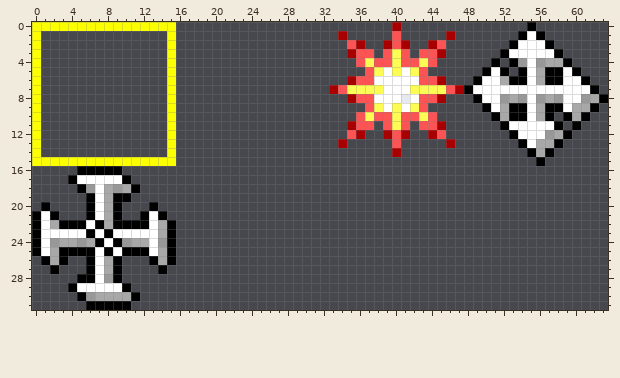
One commit to this pixel-art sprite: assets/ui.png. That is the earlier state.
The file is 64x32 pixels.
Now the later version:
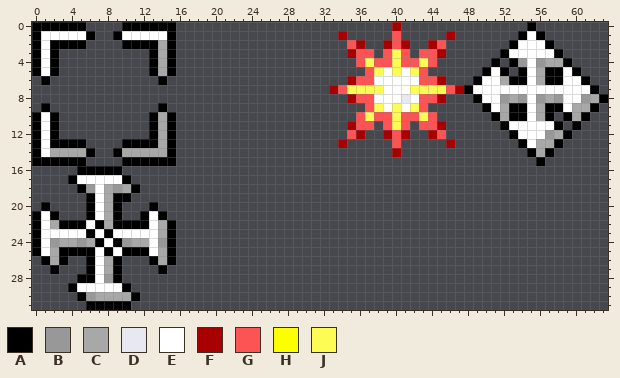
Palette (. is transparent): A #000000  B #989898  C #a8a8a8  D #e8e8f0  E #ffffff  F #a80000  G #fc5454  H #fcff00  J #fcfc54
The commit says: combatMode Change graphic for "current mob" cursor
What changed:
@@ x 0..17 @@
- 0 HHHHHHHHHHHHHHHH..
- 1 H..............H..
- 2 H..............H..
- 3 H..............H..
- 4 H..............H..
- 5 H..............H..
- 6 H..............H..
- 7 H..............H..
- 8 H..............H..
- 9 H..............H..
-10 H..............H..
-11 H..............H..
-12 H..............H..
-13 H..............H..
-14 H..............H..
-15 HHHHHHHHHHHHHHHH..
+ 0 AAAAAA....AAAAAA..
+ 1 AEEEEEA..AEEEEEA..
+ 2 AEAAAA....AAAACA..
+ 3 AEA..........ACA..
+ 4 AEA..........ACA..
+ 5 AEA..........ACA..
+ 6 .A............A...
+ 7 ..................
+ 8 ..................
+ 9 .A............A...
+10 AEA..........ACA..
+11 AEA..........ACA..
+12 AEA..........ACA..
+13 AEAAAA....AAAACA..
+14 AECCCCA..ACCCCCA..
+15 AAAAAA....AAAAAA..
 16 .....AAAAA........
Boxes around the changes in both pictures, in picture pixels (x1, y1, x2, y2):
changed: (32, 22, 176, 166)
